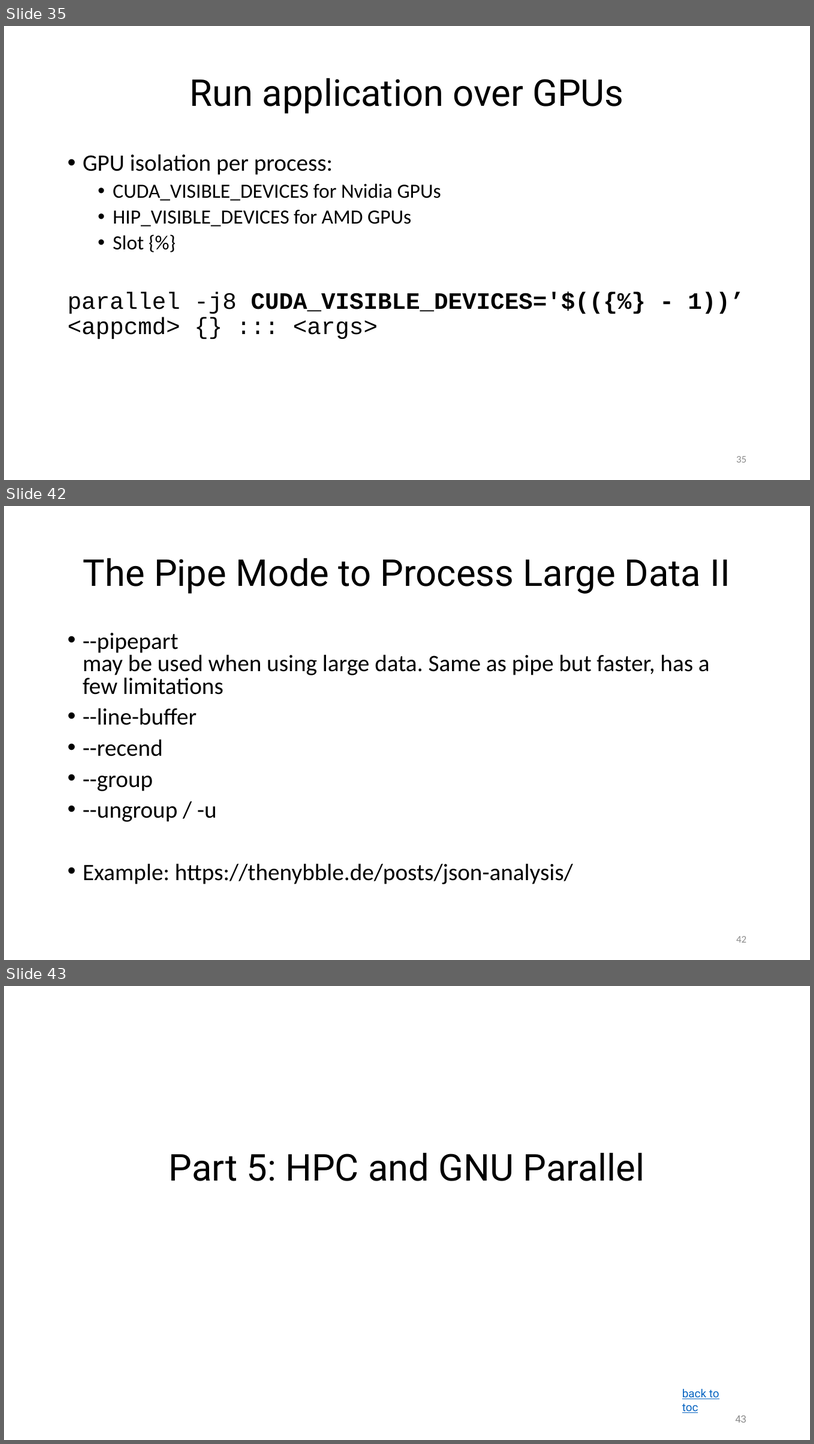
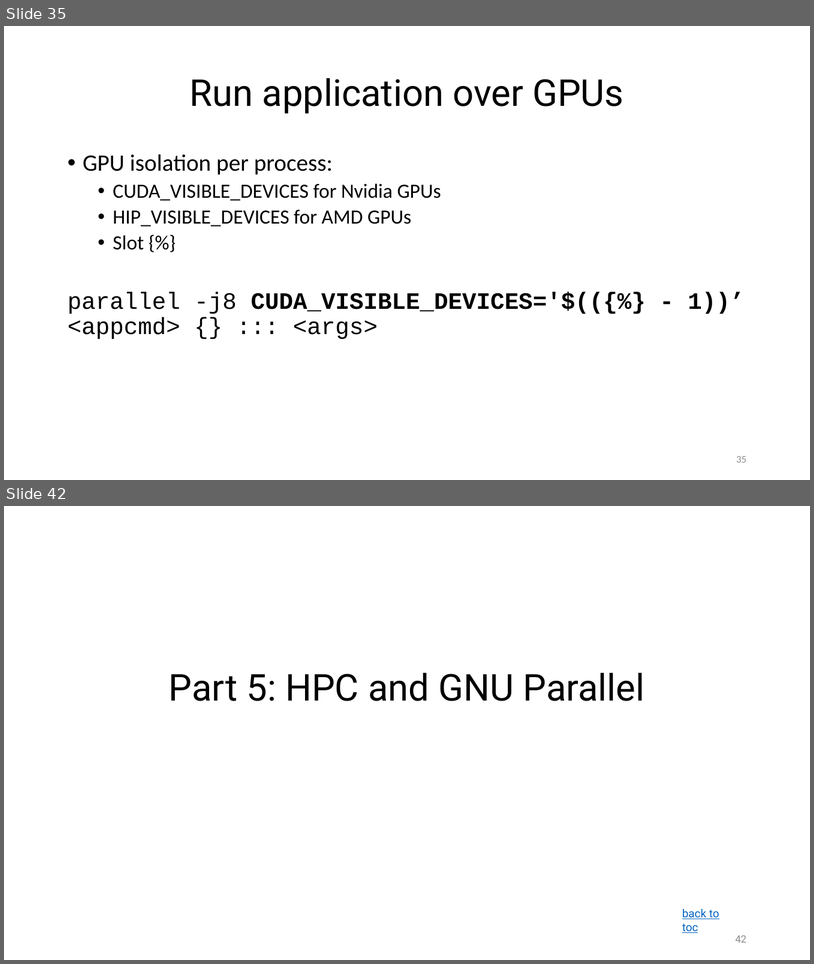
Before and after one commit to ketancmaheshwari/pearc24tut, a slide deck: gnu-parallel-tutorial.pptx. Shown one above the other, each under a label of ours: slides 35, 42 and 43 before the commit, slides 35 and 42 after it; the slides between them are not shown. The pictures are 814x1444 and 814x964 pixels, drawn with LibreOffice and Linux fonts; fonts in the diff are those of the drawing. Boxes give left, top, right and bottom in pixels: in the first picture for what was removed or moved away, otherwise in the second. Text is boxed around its words. In the diff, an @@ line names an element or a change of style, - is before the commit and + after.

```diff
--- a/gnu-parallel-tutorial.pptx
+++ b/gnu-parallel-tutorial.pptx
@@ slide 42 removed at [4, 506, 810, 960], background #FFFFFF @@
@@ title removed at [83, 558, 731, 594] @@
-The Pipe Mode to Process Large Data II
@@ text removed at [83, 633, 710, 884] @@
-• --pipepart
-  may be used when using large data. Same as pipe but faster, has a few limitations
-• --line-buffer
-• --recend
-• --group
-• --ungroup / -u
-• Example: https://thenybble.de/posts/json-analysis/
@@ page number removed at [737, 936, 747, 942] @@
-42
@@ what was slide 43 is now slide 42 @@
@@ page number at [735, 935, 747, 942]: text changed @@
-43
+42
```
Also in this commit, not shown: 7 slides changed, 1 slide added, 1 other slide removed, 3 other files.
